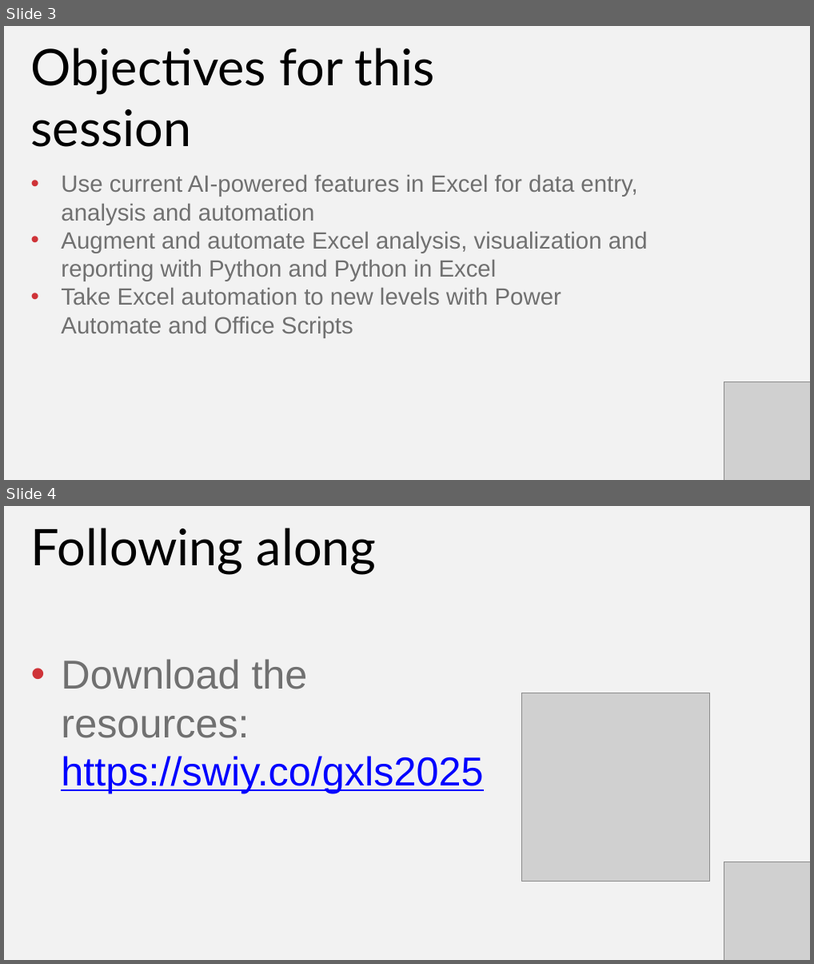
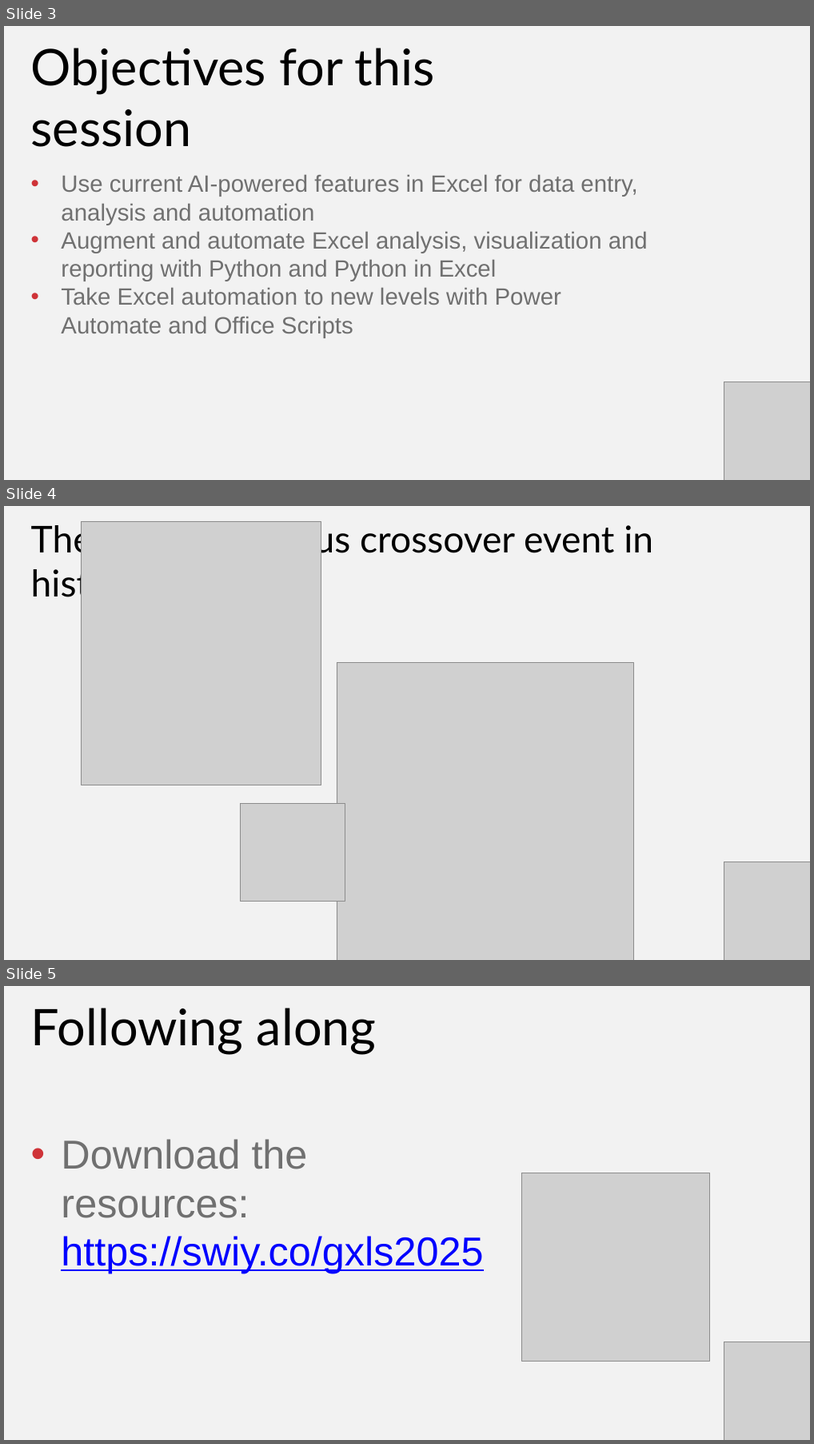
Before and after one commit to stringfestdata/xlgs-python-excel-copilot, a slide deck: xlgs-python-excel-copilot-slides.pptx. Shown one above the other, each under a label of ours: slides 3 and 4 before the commit, slides 3, 4 and 5 after it. The pictures are 814x964 and 814x1444 pixels, drawn with LibreOffice and Linux fonts; fonts in the diff are those of the drawing; grey boxes stand for pictures. Boxes give left, top, right and bottom in pixels: in the first picture for what was removed or moved away, otherwise in the second. Text is boxed around its words. In the diff, an @@ line names an element or a change of style, - is before the commit and + after.

```diff
--- a/xlgs-python-excel-copilot-slides.pptx
+++ b/xlgs-python-excel-copilot-slides.pptx
@@ slide 4 added at [4,506,810,960], background #F2F2F2 @@
@@ text added at [31,521,654,604], 66 pt, text #000000 @@
+The most ambitious crossover event in history
@@ picture added at [82,521,322,785] @@
@@ picture added at [337,663,634,960] @@
@@ picture added at [240,804,345,901] @@
@@ picture added at [725,861,810,960] @@
@@ what was slide 4 is now slide 5 @@
```
